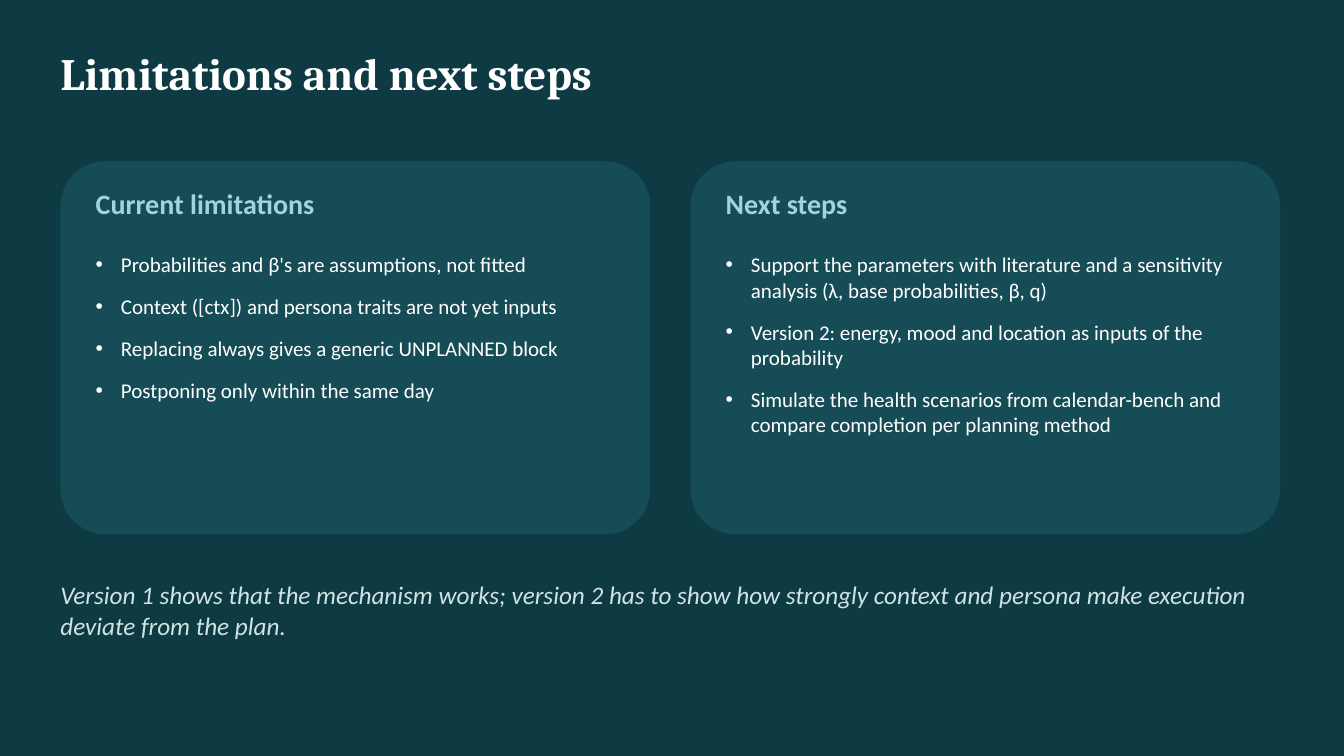
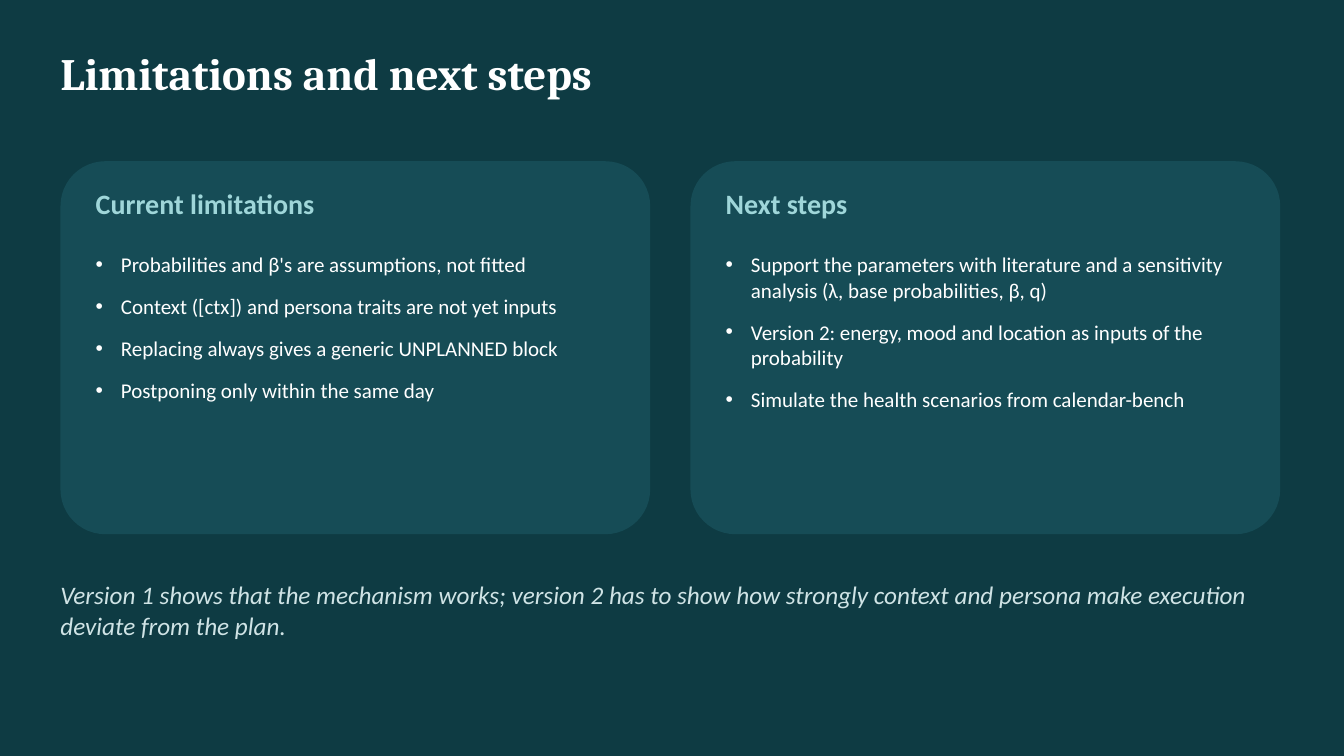
Before and after one commit to GijsvanBerloIndustrialEngineer/BEP-schedule-override-simulation, a slide deck: slide 11 of docs/Plan_vs_Executed_week4.pptx. Drawn at 1344x756 pixels with LibreOffice and Linux fonts; fonts in the diff are those of the drawing. Boxes give left, top, right and bottom in pixels: in the first picture for what was removed or moved away, otherwise in the second. Text is boxed around its words. In the diff, an @@ line names an element or a change of style, - is before the commit and + after.

```diff
--- a/docs/Plan_vs_Executed_week4.pptx
+++ b/docs/Plan_vs_Executed_week4.pptx
@@ text at [751, 392, 1185, 407]: text changed @@
-• Simulate the health scenarios from calendar-bench and compare completion per planning method
+• Simulate the health scenarios from calendar-bench
```
Also in this commit, not shown: 3 other files.
